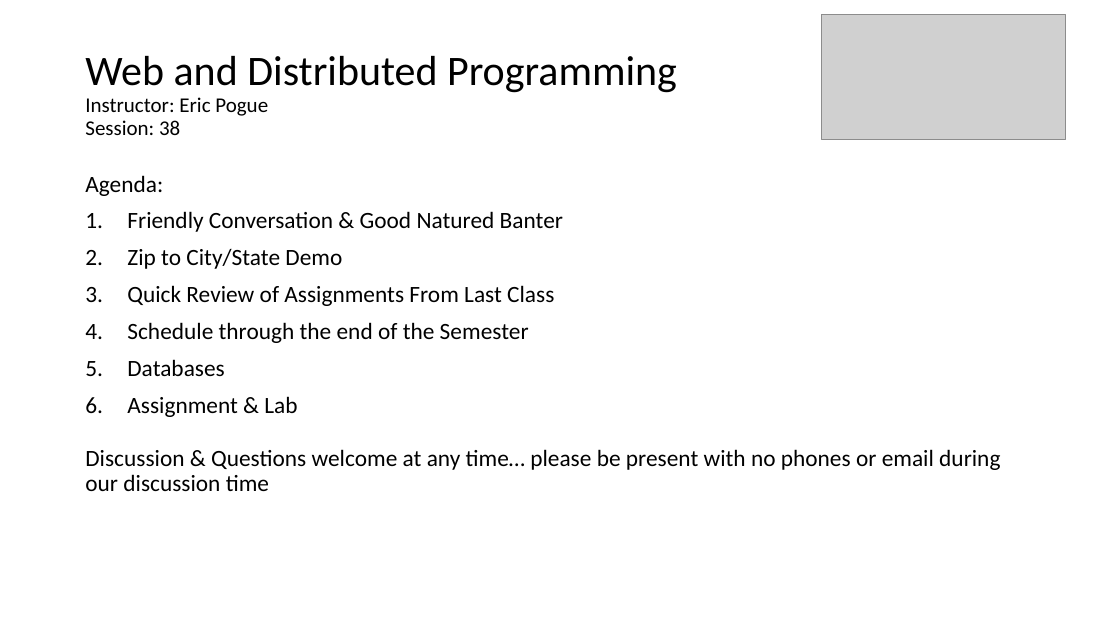
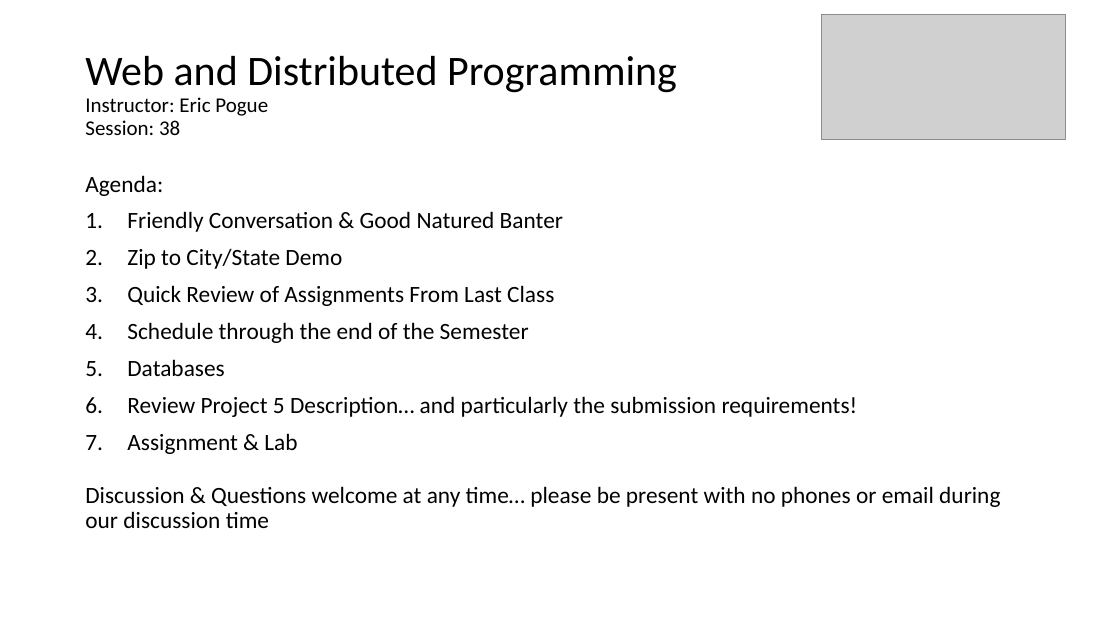
Before and after one commit to EricJPogue/www-epogue-info, a slide deck: slide 1 of CPSC-24700/Presentations/session-38.pptx. Drawn at 1120x630 pixels with LibreOffice and Linux fonts; fonts in the diff are those of the drawing; grey boxes stand for pictures. Boxes give left, top, right and bottom in pixels: in the first picture for what was removed or moved away, otherwise in the second. Text is boxed around its words. In the diff, an @@ line names an element or a change of style, - is before the commit and + after.

Commit message:
Update session 38 documents.

```diff
--- a/CPSC-24700/Presentations/session-38.pptx
+++ b/CPSC-24700/Presentations/session-38.pptx
@@ text at (127, 396, 858, 417): paragraph added @@
+6. Review Project 5 Description… and particularly the submission requirements!
```
Also in this commit, not shown: 1 other slide changed, 2 slides added, 1 other file.
